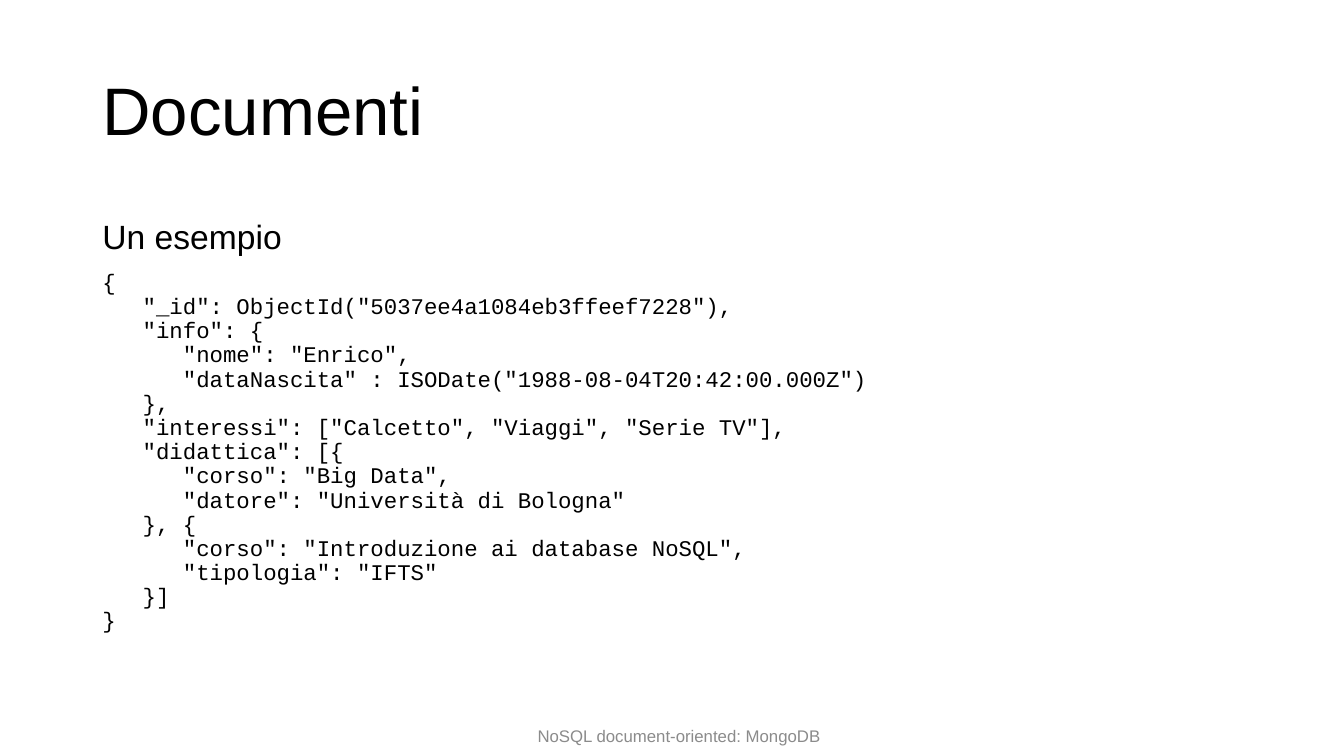
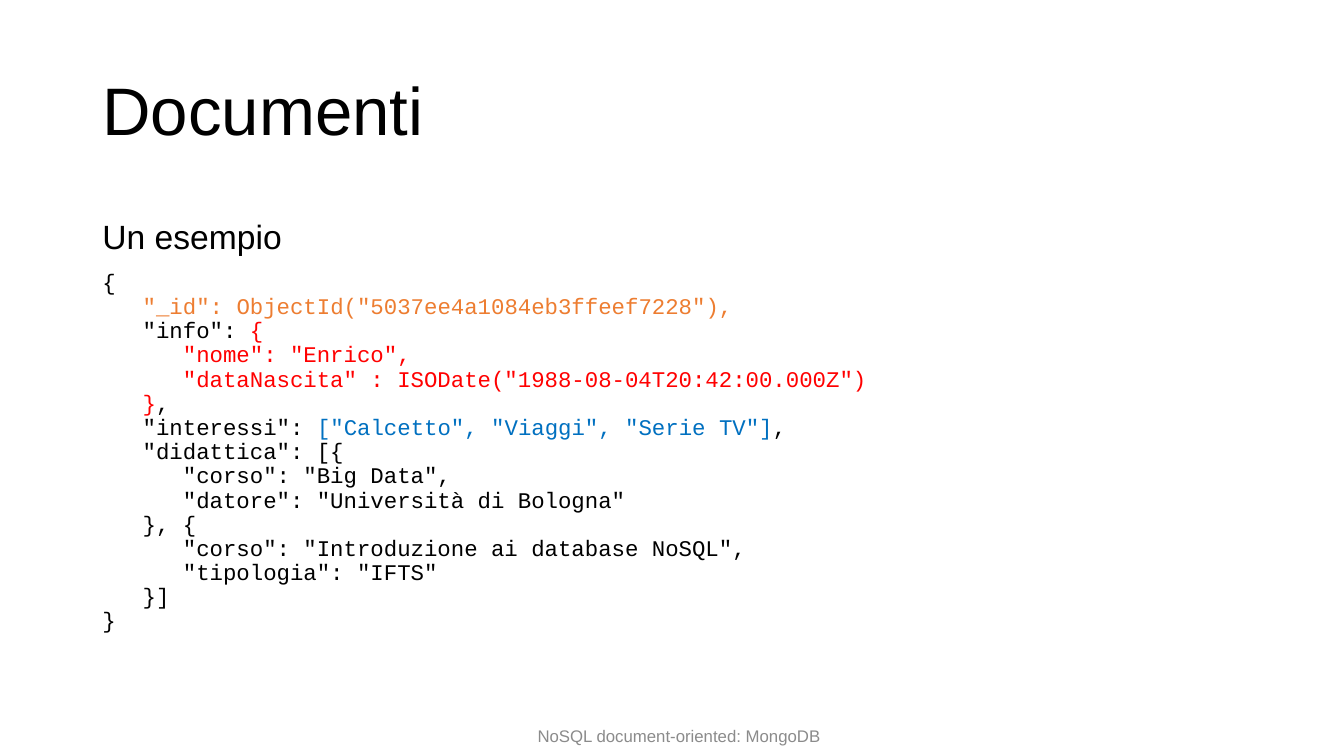
Before and after one commit to w4bo/teaching-seminario-nosql, a slide deck: slide 23 of slides/Document-based db.pptx. Drawn at 1344x756 pixels with LibreOffice and Linux fonts; fonts in the diff are those of the drawing. Boxes give left, top, right and bottom in pixels: in the first picture for what was removed or moved away, otherwise in the second. Text is boxed around its words. In the diff, an @@ line names an element or a change of style, - is before the commit and + after.

```diff
--- a/slides/Document-based db.pptx
+++ b/slides/Document-based db.pptx
@@ text at [143,298,866,585]: text colour #000000 to #ED7D31 in ""_id": ObjectId("5037ee4a1084eb3ffeef7228"),"; text colour #000000 to #FF0000 in "{ "nome": "Enrico", "dataNascita" : ISODate("1988-08-04T20:4 ..."; text colour #000000 to #0070C0 in "["Calcetto", "Viaggi", "Serie TV"]," @@
```
Also in this commit, not shown: 15 other slides changed, 1 slide added, 2 other files.
